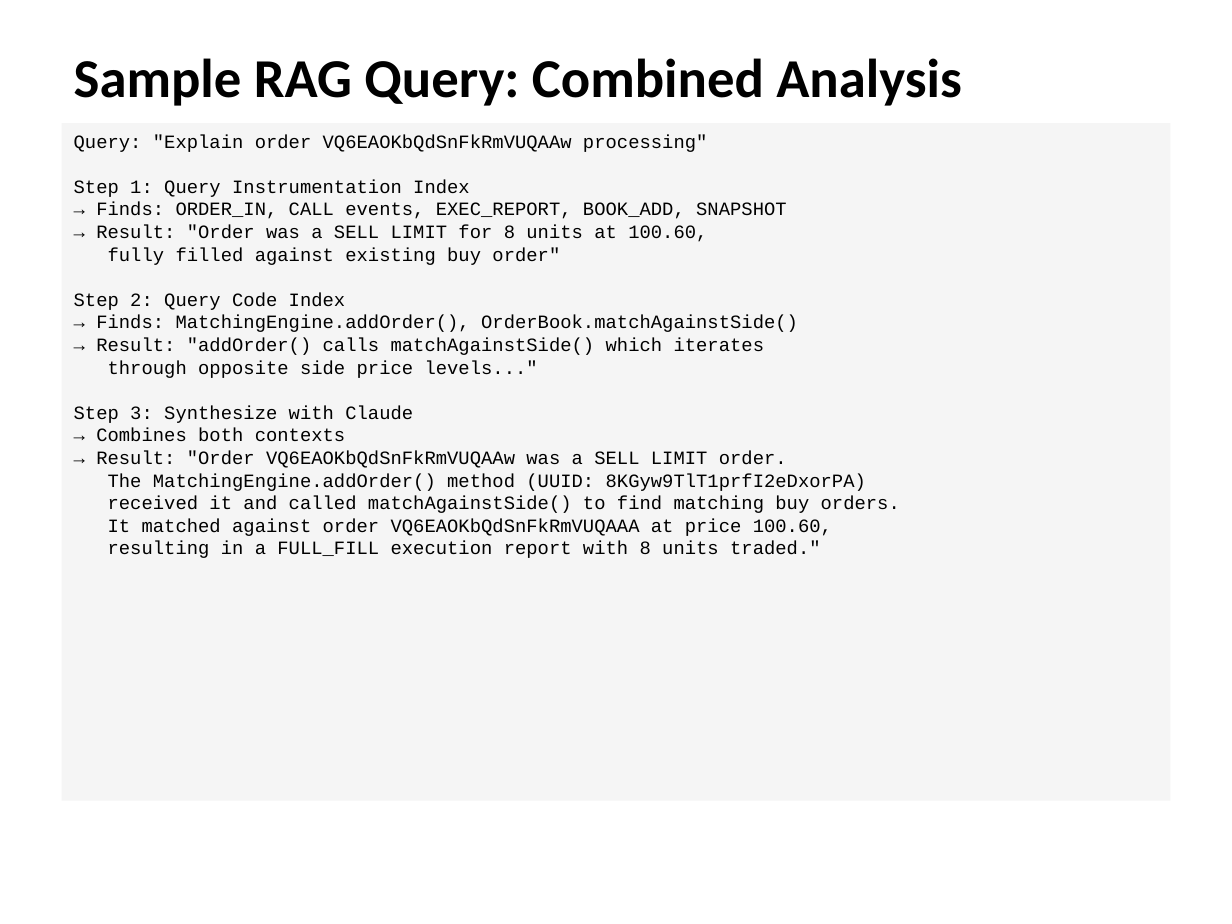
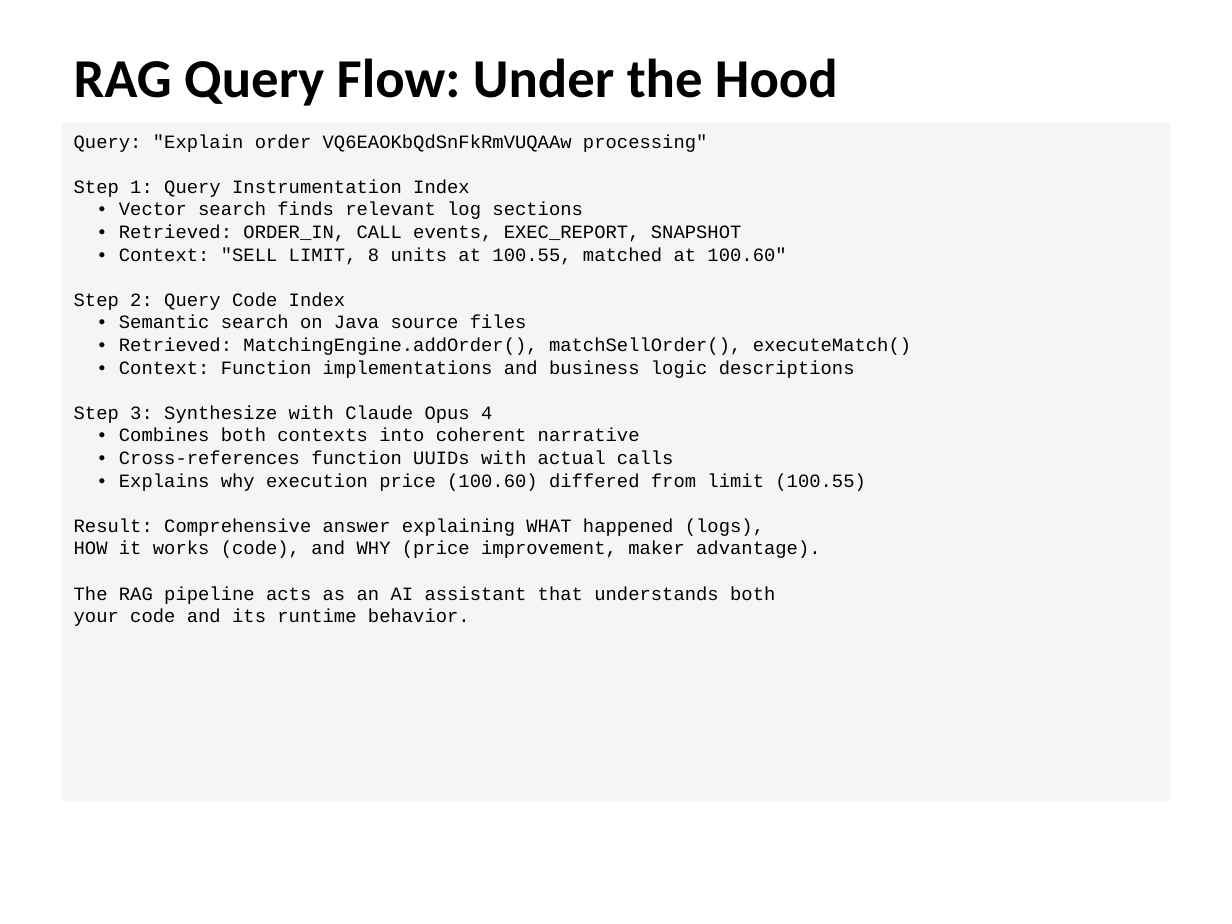
Before and after one commit to spopa01/matching-engine, a slide deck: slide 22 of MatchingEngine_Presentation.pptx (slide 13 before the commit). Drawn at 1232x924 pixels with LibreOffice and Linux fonts; fonts in the diff are those of the drawing. Boxes give left, top, right and bottom in pixels: in the first picture for what was removed or moved away, otherwise in the second. Text is boxed around its words. In the diff, an @@ line names an element or a change of style, - is before the commit and + after.

```diff
--- a/MatchingEngine_Presentation.pptx
+++ b/MatchingEngine_Presentation.pptx
@@ text at <box>74,58,838,106</box>: text changed @@
-Sample RAG Query: Combined Analysis
+RAG Query Flow: Under the Hood
@@ text in rectangle at <box>74,134,911,626</box>: text changed @@
-Query: "Explain order VQ6EAOKbQdSnFkRmVUQAAw processing"
-Step 1: Query Instrumentation Index
-→ Finds: ORDER_IN, CALL events, EXEC_REPORT, BOOK_ADD, SNAPSHOT
-→ Result: "Order was a SELL LIMIT for 8 units at 100.60,
-fully filled against existing buy order"
-Step 2: Query Code Index
-→ Finds: MatchingEngine.addOrder(), OrderBook.matchAgainstSide()
-→ Result: "addOrder() calls matchAgainstSide() which iterates
-through opposite side price levels..."
-Step 3: Synthesize with Claude
-→ Combines both contexts
-→ Result: "Order VQ6EAOKbQdSnFkRmVUQAAw was a SELL LIMIT order.
-The MatchingEngine.addOrder() method (UUID: 8KGyw9TlT1prfI2eDxorPA)
-received it and called matchAgainstSide() to find matching buy orders.
-It matched against order VQ6EAOKbQdSnFkRmVUQAAA at price 100.60,
-resulting in a FULL_FILL execution report with 8 units traded."
+Query: "Explain order VQ6EAOKbQdSnFkRmVUQAAw processing"
+Step 1: Query Instrumentation Index
+• Vector search finds relevant log sections
+• Retrieved: ORDER_IN, CALL events, EXEC_REPORT, SNAPSHOT
+• Context: "SELL LIMIT, 8 units at 100.55, matched at 100.60"
+Step 2: Query Code Index
+• Semantic search on Java source files
+• Retrieved: MatchingEngine.addOrder(), matchSellOrder(), executeMatch()
+• Context: Function implementations and business logic descriptions
+Step 3: Synthesize with Claude Opus 4
+• Combines both contexts into coherent narrative
+• Cross-references function UUIDs with actual calls
+• Explains why execution price (100.60) differed from limit (100.55)
+Result: Comprehensive answer explaining WHAT happened (logs),
+HOW it works (code), and WHY (price improvement, maker advantage).
+The RAG pipeline acts as an AI assistant that understands both
+your code and its runtime behavior.
```
Also in this commit, not shown: 9 other slides changed, 10 slides added, 2 slides removed, 1 other file.
